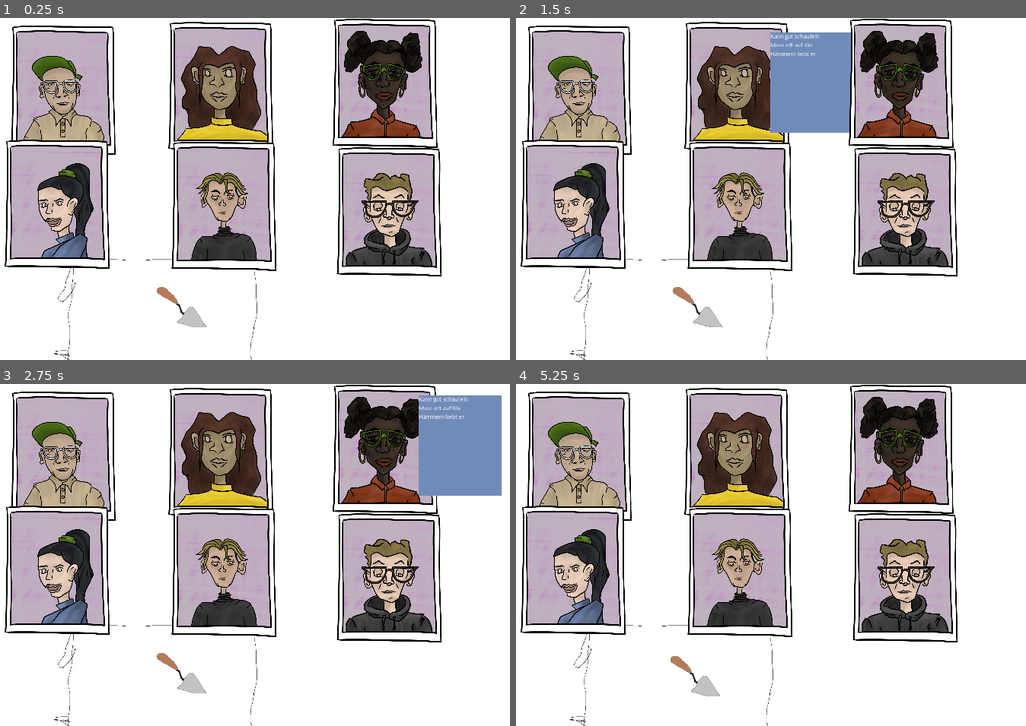
Above: before the commit, frames 1-4 (two rows, left to right).
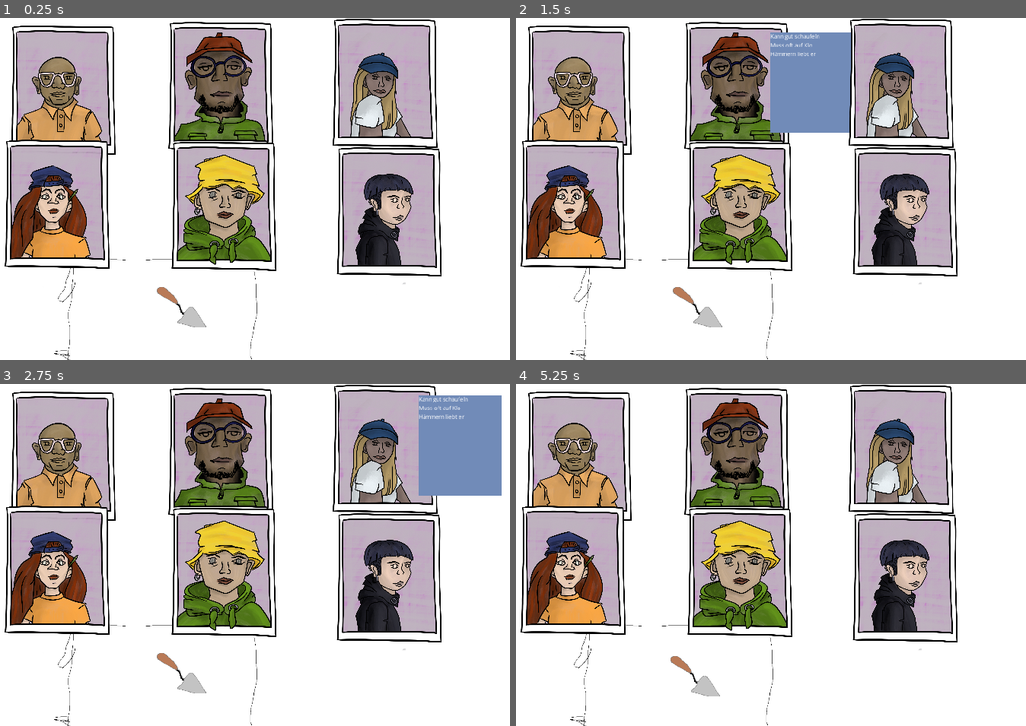
Above: after the commit, the same moments.

Repository: ImpeccableN/archeogame
Game: Godot game, scene res://Minigame_WerkzeugZuordnen/Main_Minigame_WerkzeugZuordnen.tscn
Two runs of this game, one before a commit and one after it. Both use one fixed random seed, a clock stepped at 60 frames per second and the inputs below. The project has no main scene, so this scene is started directly.
Inputs (mouse positions are in pixels of both pictures, inside the frame that each line leads up to):
- Up to frame 1 (0.25 s): no input
- Up to frame 2 (1.5 s): tap Enter at 0.5 s; move the mouse to (577, 89) at 0.52 s; hold D (move_right) 0.53-1.28 s; click (577, 89) at 0.6 s; click (577, 89) at 1.25 s; move the mouse to (735, 86) at 1.27 s; hold S (move_down) from 1.28 s (still down); tap Space (set_marker) at 1.35 s; click (735, 86) at 1.42 s
- Up to frame 3 (2.75 s): click (219, 452) at 2 s; move the mouse to (387, 448) at 2.02 s; release S (move_down) at 2.03 s; hold D (move_right) from 2.03 s (still down); click (387, 448) at 2.1 s
- Up to frame 4 (5.25 s): click (903, 448) at 2.75 s; move the mouse to (572, 572) at 2.77 s; release D (move_right) at 2.78 s; hold W (move_up) 2.78-3.53 s; tap Space (set_marker) at 2.85, 4.35 s; click (572, 572) at 2.92 s; click (572, 572) at 3.5 s; move the mouse to (740, 572) at 3.52 s; hold A (move_left) 3.53-5.03 s; click (740, 572) at 3.6 s; click (740, 572) at 4.25 s; move the mouse to (903, 578) at 4.27 s; click (903, 578) at 4.42 s; move the mouse to (699, 671) at 5.02 s; hold S (move_down) from 5.03 s (still down); click (699, 671) at 5.1 s

The runs differ from the first frame. In frame 1, 19% of the frame differs, in the area x 2-85%, y 3-78%; in frame 2, 19%; in frame 3, 19%; in frame 4, 19%.

Commit message:
MinigameWerkzeuge: implemented dynamic way to load teammembers into main scene script

Diff:
--- a/HeuneburgGame/Minigame_WerkzeugZuordnen/Main_Minigame_WerkzeugZuordnen.gd
+++ b/HeuneburgGame/Minigame_WerkzeugZuordnen/Main_Minigame_WerkzeugZuordnen.gd
@@ -1,7 +1,7 @@
 extends Node2D
 
 var team_members_array : Array
-var which_team = 2
+var which_team = 1
 var team_members_path = ""
 var werkzeug_preload = preload("res://Minigame_WerkzeugZuordnen/Werkzeug.tscn")
 
@@ -35,10 +35,13 @@
 	var positions = $Teampositions.get_children()
 	var i = 0
 	for member in team_members_array:
-		var member_scene = load(team_members_path + member)
-		var member_scene_instance = member_scene.instance()
-		add_child(member_scene_instance)
-		member_scene_instance.position = positions[i].position
+		var member_split_array = member.split("_", false)
+		member_split_array = member_split_array[1].split(".", false)
+		var member_scene = load(team_members_path + member).instance()
+		add_child(member_scene)
+		print(member_split_array[0])
+		member_scene.initiate_scene(member_split_array[0])
+		member_scene.position = positions[i].position
 		i += 1
 
 
--- a/HeuneburgGame/Minigame_WerkzeugZuordnen/WerkzeugPerson.gd
+++ b/HeuneburgGame/Minigame_WerkzeugZuordnen/WerkzeugPerson.gd
@@ -5,8 +5,7 @@
 #first add TeamMember as Node to tree. Then team_mamber_data var equals TeamMember Node
 #onready var team_member_data =
 
-func _ready():
-	initiate_scene("Kilian")
+#func _ready():
 
 func _on_WerkzeugPerson_mouse_entered():
 	$Sprite/InfoBox.show()
--- a/HeuneburgGame/Minigame_WerkzeugZuordnen/WerkzeugTeamMembers/Team1/WerkzeugPerson_Cynthia.tscn
+++ b/HeuneburgGame/Minigame_WerkzeugZuordnen/WerkzeugTeamMembers/Team1/WerkzeugPerson_Cynthia.tscn
@@ -1,10 +1,8 @@
-[gd_scene load_steps=4 format=2]
+[gd_scene load_steps=3 format=2]
 
 [ext_resource path="res://CharacterScenes/TeamMember_Cynthia.tscn" type="PackedScene" id=1]
 [ext_resource path="res://Minigame_WerkzeugZuordnen/WerkzeugPerson.tscn" type="PackedScene" id=2]
-[ext_resource path="res://Minigame_WerkzeugZuordnen/WerkzeugTeamMembers/Team1/WerkzeugPerson_Cynthia.gd" type="Script" id=3]
 
 [node name="WerkzeugPerson_Cynthia" instance=ExtResource( 2 )]
-script = ExtResource( 3 )
 
 [node name="TeamMember_Cynthia" parent="." index="2" instance=ExtResource( 1 )]
--- a/HeuneburgGame/Minigame_WerkzeugZuordnen/WerkzeugTeamMembers/Team1/WerkzeugPerson_Isaac.tscn
+++ b/HeuneburgGame/Minigame_WerkzeugZuordnen/WerkzeugTeamMembers/Team1/WerkzeugPerson_Isaac.tscn
@@ -1,10 +1,8 @@
-[gd_scene load_steps=4 format=2]
+[gd_scene load_steps=3 format=2]
 
 [ext_resource path="res://Minigame_WerkzeugZuordnen/WerkzeugPerson.tscn" type="PackedScene" id=1]
 [ext_resource path="res://CharacterScenes/TeamMember_Isaac.tscn" type="PackedScene" id=2]
-[ext_resource path="res://Minigame_WerkzeugZuordnen/WerkzeugTeamMembers/Team1/WerkzeugPerson_Isaac.gd" type="Script" id=3]
 
 [node name="WerkzeugPerson_Issac" instance=ExtResource( 1 )]
-script = ExtResource( 3 )
 
 [node name="TeamMember_Isaac" parent="." index="2" instance=ExtResource( 2 )]
--- a/HeuneburgGame/Minigame_WerkzeugZuordnen/WerkzeugTeamMembers/Team1/WerkzeugPerson_Kilian.tscn
+++ b/HeuneburgGame/Minigame_WerkzeugZuordnen/WerkzeugTeamMembers/Team1/WerkzeugPerson_Kilian.tscn
@@ -1,10 +1,8 @@
-[gd_scene load_steps=4 format=2]
+[gd_scene load_steps=3 format=2]
 
 [ext_resource path="res://Minigame_WerkzeugZuordnen/WerkzeugPerson.tscn" type="PackedScene" id=1]
 [ext_resource path="res://CharacterScenes/TeamMember_Kilian.tscn" type="PackedScene" id=2]
-[ext_resource path="res://Minigame_WerkzeugZuordnen/WerkzeugTeamMembers/Team1/WerkzeugPerson_Kilian.gd" type="Script" id=3]
 
 [node name="WerkzeugPerson_Kilian" instance=ExtResource( 1 )]
-script = ExtResource( 3 )
 
 [node name="TeamMember_Kilian" parent="." index="2" instance=ExtResource( 2 )]
--- a/HeuneburgGame/Minigame_WerkzeugZuordnen/WerkzeugTeamMembers/Team1/WerkzeugPerson_Luc.tscn
+++ b/HeuneburgGame/Minigame_WerkzeugZuordnen/WerkzeugTeamMembers/Team1/WerkzeugPerson_Luc.tscn
@@ -1,10 +1,8 @@
-[gd_scene load_steps=4 format=2]
+[gd_scene load_steps=3 format=2]
 
 [ext_resource path="res://Minigame_WerkzeugZuordnen/WerkzeugPerson.tscn" type="PackedScene" id=1]
-[ext_resource path="res://Minigame_WerkzeugZuordnen/WerkzeugTeamMembers/Team1/WerkzeugPerson_Luc.gd" type="Script" id=2]
 [ext_resource path="res://CharacterScenes/TeamMember_Luc.tscn" type="PackedScene" id=3]
 
 [node name="WerkzeugPerson_Luc" instance=ExtResource( 1 )]
-script = ExtResource( 2 )
 
 [node name="TeamMember_Luc" parent="." index="2" instance=ExtResource( 3 )]
--- a/HeuneburgGame/Minigame_WerkzeugZuordnen/WerkzeugTeamMembers/Team1/WerkzeugPerson_Marie.tscn
+++ b/HeuneburgGame/Minigame_WerkzeugZuordnen/WerkzeugTeamMembers/Team1/WerkzeugPerson_Marie.tscn
@@ -1,10 +1,8 @@
-[gd_scene load_steps=4 format=2]
+[gd_scene load_steps=3 format=2]
 
 [ext_resource path="res://Minigame_WerkzeugZuordnen/WerkzeugPerson.tscn" type="PackedScene" id=1]
 [ext_resource path="res://CharacterScenes/TeamMember_Marie.tscn" type="PackedScene" id=2]
-[ext_resource path="res://Minigame_WerkzeugZuordnen/WerkzeugTeamMembers/Team1/WerkzeugPerson_Marie.gd" type="Script" id=3]
 
 [node name="WerkzeugPerson_Marie" instance=ExtResource( 1 )]
-script = ExtResource( 3 )
 
 [node name="TeamMember_Marie" parent="." index="2" instance=ExtResource( 2 )]
--- a/HeuneburgGame/Minigame_WerkzeugZuordnen/WerkzeugTeamMembers/Team1/WerkzeugPerson_Thea.tscn
+++ b/HeuneburgGame/Minigame_WerkzeugZuordnen/WerkzeugTeamMembers/Team1/WerkzeugPerson_Thea.tscn
@@ -1,10 +1,8 @@
-[gd_scene load_steps=4 format=2]
+[gd_scene load_steps=3 format=2]
 
 [ext_resource path="res://Minigame_WerkzeugZuordnen/WerkzeugPerson.tscn" type="PackedScene" id=1]
 [ext_resource path="res://CharacterScenes/TeamMember_Thea.tscn" type="PackedScene" id=2]
-[ext_resource path="res://Minigame_WerkzeugZuordnen/WerkzeugTeamMembers/Team1/WerkzeugPerson_Thea.gd" type="Script" id=3]
 
 [node name="WerkzeugPerson_Thea" instance=ExtResource( 1 )]
-script = ExtResource( 3 )
 
 [node name="TeamMember_Thea" parent="." index="2" instance=ExtResource( 2 )]
--- a/HeuneburgGame/Minigame_WerkzeugZuordnen/WerkzeugTeamMembers/Team2/WerkzeugPerson_Emilia.tscn
+++ b/HeuneburgGame/Minigame_WerkzeugZuordnen/WerkzeugTeamMembers/Team2/WerkzeugPerson_Emilia.tscn
@@ -1,10 +1,8 @@
-[gd_scene load_steps=4 format=2]
+[gd_scene load_steps=3 format=2]
 
 [ext_resource path="res://Minigame_WerkzeugZuordnen/WerkzeugPerson.tscn" type="PackedScene" id=1]
 [ext_resource path="res://CharacterScenes/TeamMember_Emilia.tscn" type="PackedScene" id=2]
-[ext_resource path="res://Minigame_WerkzeugZuordnen/WerkzeugTeamMembers/Team2/WerkzeugPerson_Emilia.gd" type="Script" id=3]
 
 [node name="WerkzeugPerson_Emilia" instance=ExtResource( 1 )]
-script = ExtResource( 3 )
 
 [node name="TeamMember_Emilia" parent="." index="2" instance=ExtResource( 2 )]
--- a/HeuneburgGame/Minigame_WerkzeugZuordnen/WerkzeugTeamMembers/Team2/WerkzeugPerson_Francesco.tscn
+++ b/HeuneburgGame/Minigame_WerkzeugZuordnen/WerkzeugTeamMembers/Team2/WerkzeugPerson_Francesco.tscn
@@ -1,10 +1,8 @@
-[gd_scene load_steps=4 format=2]
+[gd_scene load_steps=3 format=2]
 
 [ext_resource path="res://Minigame_WerkzeugZuordnen/WerkzeugPerson.tscn" type="PackedScene" id=1]
 [ext_resource path="res://CharacterScenes/TeamMember_Francesco.tscn" type="PackedScene" id=2]
-[ext_resource path="res://Minigame_WerkzeugZuordnen/WerkzeugTeamMembers/Team2/WerkzeugPerson_Francesco.gd" type="Script" id=3]
 
 [node name="WerkzeugPerson_Francesco" instance=ExtResource( 1 )]
-script = ExtResource( 3 )
 
 [node name="TeamMember_Francesco" parent="." index="2" instance=ExtResource( 2 )]
--- a/HeuneburgGame/Minigame_WerkzeugZuordnen/WerkzeugTeamMembers/Team2/WerkzeugPerson_Lina.tscn
+++ b/HeuneburgGame/Minigame_WerkzeugZuordnen/WerkzeugTeamMembers/Team2/WerkzeugPerson_Lina.tscn
@@ -1,10 +1,8 @@
-[gd_scene load_steps=4 format=2]
+[gd_scene load_steps=3 format=2]
 
 [ext_resource path="res://Minigame_WerkzeugZuordnen/WerkzeugPerson.tscn" type="PackedScene" id=1]
 [ext_resource path="res://CharacterScenes/TeamMember_Lina.tscn" type="PackedScene" id=2]
-[ext_resource path="res://Minigame_WerkzeugZuordnen/WerkzeugTeamMembers/Team2/WerkzeugPerson_Lina.gd" type="Script" id=3]
 
 [node name="WerkzeugPerson_Lina" instance=ExtResource( 1 )]
-script = ExtResource( 3 )
 
 [node name="TeamMember_Lina" parent="." index="2" instance=ExtResource( 2 )]
--- a/HeuneburgGame/Minigame_WerkzeugZuordnen/WerkzeugTeamMembers/Team2/WerkzeugPerson_Niko.tscn
+++ b/HeuneburgGame/Minigame_WerkzeugZuordnen/WerkzeugTeamMembers/Team2/WerkzeugPerson_Niko.tscn
@@ -1,10 +1,8 @@
-[gd_scene load_steps=4 format=2]
+[gd_scene load_steps=3 format=2]
 
 [ext_resource path="res://Minigame_WerkzeugZuordnen/WerkzeugPerson.tscn" type="PackedScene" id=1]
-[ext_resource path="res://Minigame_WerkzeugZuordnen/WerkzeugTeamMembers/Team2/WerkzeugPerson_Niko.gd" type="Script" id=2]
 [ext_resource path="res://CharacterScenes/TeamMember_Niko.tscn" type="PackedScene" id=3]
 
 [node name="WerkzeugPerson_Niko" instance=ExtResource( 1 )]
-script = ExtResource( 2 )
 
 [node name="TeamMember_Niko" parent="." index="2" instance=ExtResource( 3 )]
--- a/HeuneburgGame/Minigame_WerkzeugZuordnen/WerkzeugTeamMembers/Team2/WerkzeugPerson_Sinisa.tscn
+++ b/HeuneburgGame/Minigame_WerkzeugZuordnen/WerkzeugTeamMembers/Team2/WerkzeugPerson_Sinisa.tscn
@@ -1,10 +1,8 @@
-[gd_scene load_steps=4 format=2]
+[gd_scene load_steps=3 format=2]
 
 [ext_resource path="res://Minigame_WerkzeugZuordnen/WerkzeugPerson.tscn" type="PackedScene" id=1]
 [ext_resource path="res://CharacterScenes/TeamMember_Sinisa.tscn" type="PackedScene" id=2]
-[ext_resource path="res://Minigame_WerkzeugZuordnen/WerkzeugTeamMembers/Team2/WerkzeugPerson_Sinisa.gd" type="Script" id=3]
 
 [node name="WerkzeugPerson_Sinisa" instance=ExtResource( 1 )]
-script = ExtResource( 3 )
 
 [node name="TeamMember_Sinisa" parent="." index="2" instance=ExtResource( 2 )]
--- a/HeuneburgGame/Minigame_WerkzeugZuordnen/WerkzeugTeamMembers/Team2/WerkzeugPerson_Sofia.tscn
+++ b/HeuneburgGame/Minigame_WerkzeugZuordnen/WerkzeugTeamMembers/Team2/WerkzeugPerson_Sofia.tscn
@@ -1,10 +1,8 @@
-[gd_scene load_steps=4 format=2]
+[gd_scene load_steps=3 format=2]
 
 [ext_resource path="res://Minigame_WerkzeugZuordnen/WerkzeugPerson.tscn" type="PackedScene" id=1]
 [ext_resource path="res://CharacterScenes/TeamMember_Sofia.tscn" type="PackedScene" id=2]
-[ext_resource path="res://Minigame_WerkzeugZuordnen/WerkzeugTeamMembers/Team2/WerkzeugPerson_Sofia.gd" type="Script" id=3]
 
 [node name="WerkzeugPerson_Sofia" instance=ExtResource( 1 )]
-script = ExtResource( 3 )
 
 [node name="TeamMember_Sofia" parent="." index="2" instance=ExtResource( 2 )]
